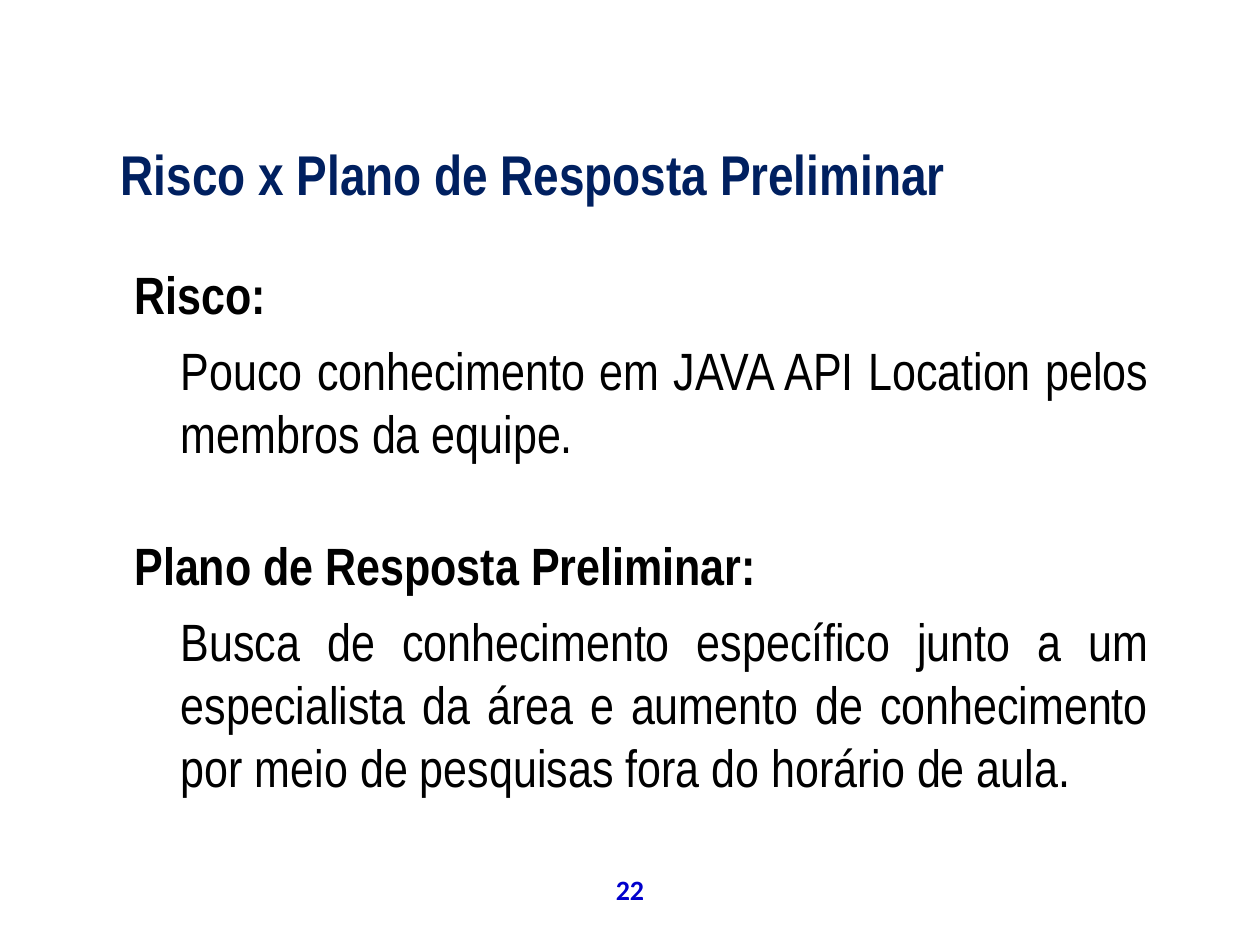
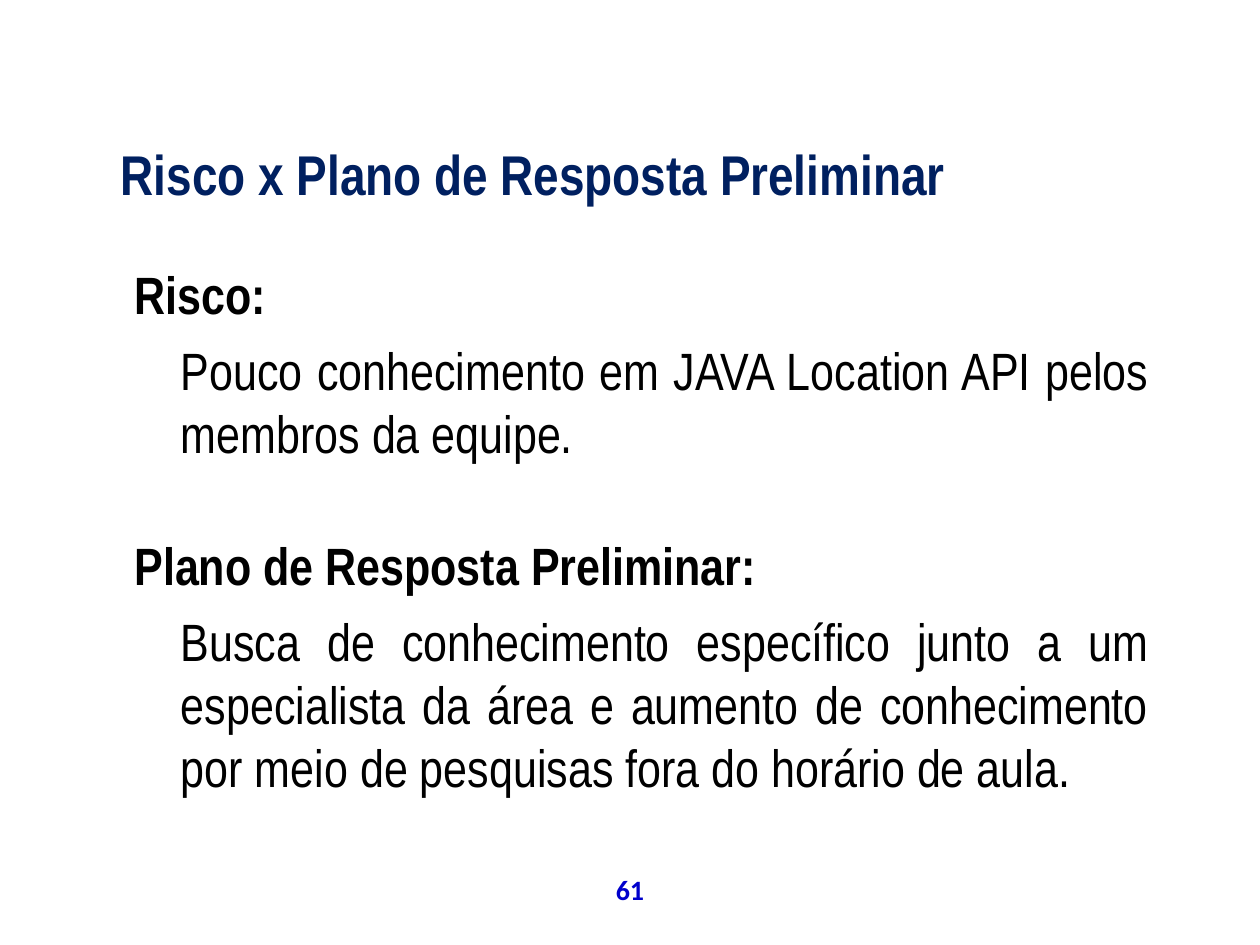
Before and after one commit to theoziran/sislodim, a slide deck: slide 61 of documentos/ProjetoPSA/Apresentação Final.ppt (slide 22 before the commit). Drawn at 1260x945 pixels with LibreOffice and Linux fonts; fonts in the diff are those of the drawing; background and template pictures are left out. Boxes give left, top, right and bottom in pixels: in the first picture for what was removed or moved away, otherwise in the second. Text is boxed around its words. In the diff, an @@ line names an element or a change of style, - is before the commit and + after.

```diff
--- a/documentos/ProjetoPSA/Apresentação Final.ppt
+++ b/documentos/ProjetoPSA/Apresentação Final.ppt
@@ text at box(181, 352, 1148, 464): text changed @@
-  Pouco conhecimento em JAVA API Location pelos membros da equipe.
+  Pouco conhecimento em JAVA Location API pelos membros da equipe.
@@ page number at box(616, 881, 644, 901): text changed @@
-22
+61
```
Also in this commit, not shown: 38 other slides changed, 12 slides added, 4 slides removed.
